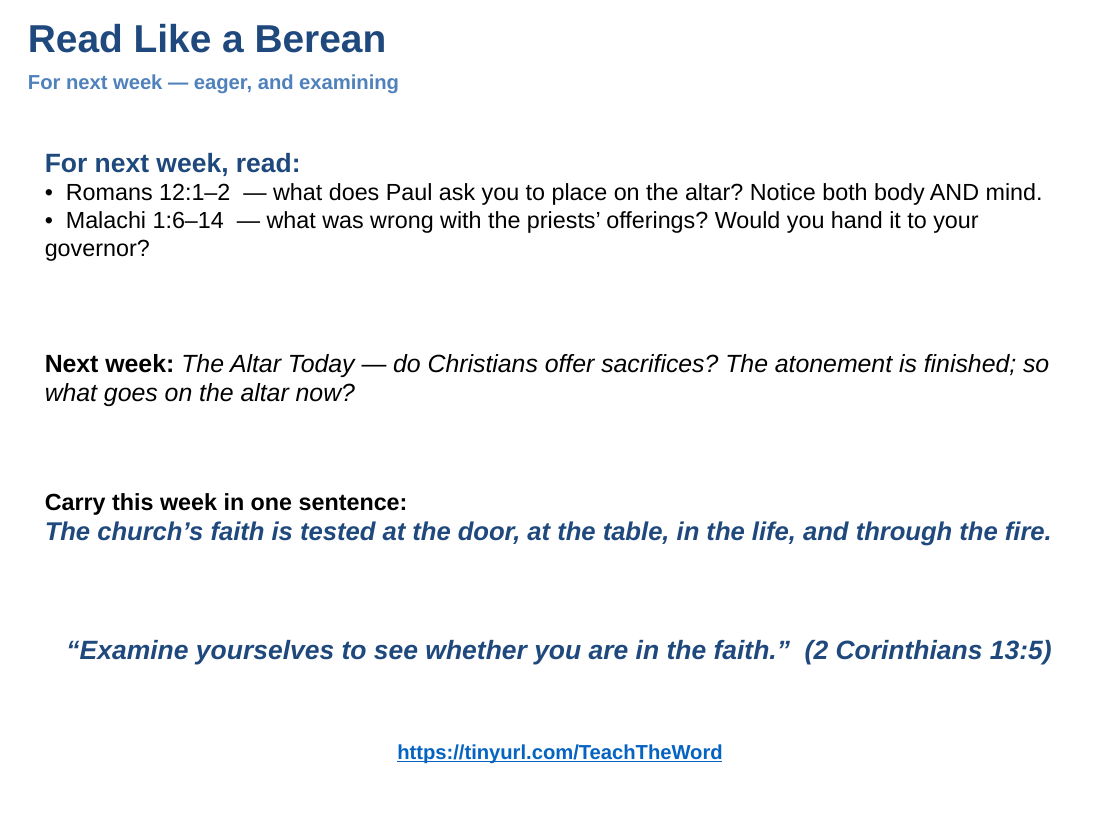
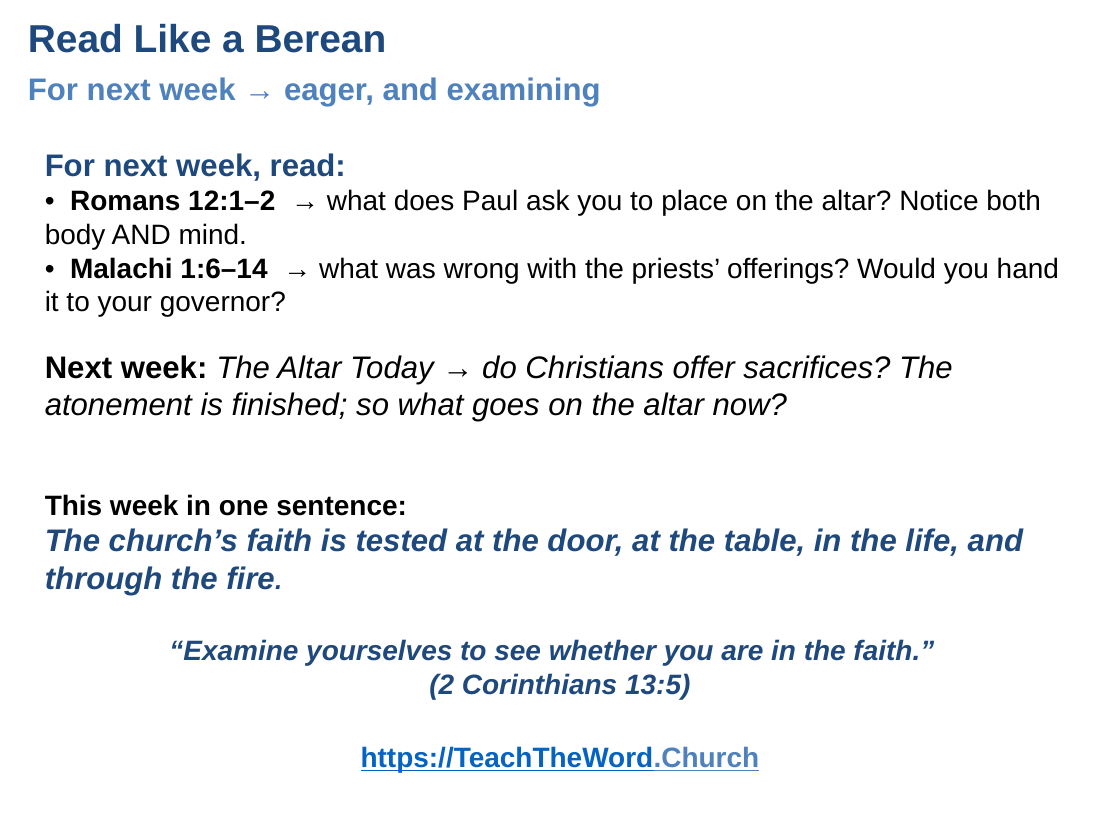
Before and after one commit to UsefulEngines/EvangelismPublic, a slide deck: slide 7 of 2026-Q4/08-TheChurchsTests/Week08-TheChurchsTests.pptx. Drawn at 1120x840 pixels with LibreOffice and Linux fonts; fonts in the diff are those of the drawing. Boxes give left, top, right and bottom in pixels: in the first picture for what was removed or moved away, otherwise in the second. Text is boxed around its words. In the diff, an @@ line names an element or a change of style, - is before the commit and + after.

```diff
--- a/2026-Q4/08-TheChurchsTests/Week08-TheChurchsTests.pptx
+++ b/2026-Q4/08-TheChurchsTests/Week08-TheChurchsTests.pptx
@@ text at bbox=[28, 77, 601, 106]: text changed; size 13 to 20 pt @@
-For next week — eager, and examining
+For next week → eager, and examining
@@ text at bbox=[45, 153, 1059, 316]: text changed; size 15 to 18 pt @@
-For next week, read:
-• Romans 12:1–2 — what does Paul ask you to place on the altar? Notice both body AND mind.
-• Malachi 1:6–14 — what was wrong with the priests’ offerings? Would you hand it to your governor?
+For next week, read:
+• Romans 12:1–2 → what does Paul ask you to place on the altar? Notice both body AND mind.
+• Malachi 1:6–14 → what was wrong with the priests’ offerings? Would you hand it to your governor?
@@ text at bbox=[45, 355, 953, 421]: text changed; size 16 to 20 pt @@
-Next week: The Altar Today — do Christians offer sacrifices? The atonement is finished; so what goes on the altar now?
+Next week: The Altar Today → do Christians offer sacrifices? The atonement is finished; so what goes on the altar now?
@@ text at bbox=[45, 494, 1023, 595]: text changed; size 16.5 to 20 pt @@
-Carry this week in one sentence:
-The church’s faith is tested at the door, at the table, in the life, and through the fire.
+This week in one sentence:
+The church’s faith is tested at the door, at the table, in the life, and through the fire.
@@ text at bbox=[169, 639, 934, 699]: text changed; size 17 to 18 pt @@
-“Examine yourselves to see whether you are in the faith.” (2 Corinthians 13:5)
+“Examine yourselves to see whether you are in the faith.”
+(2 Corinthians 13:5)
@@ text at bbox=[361, 746, 760, 772]: text changed; size 13 to 18 pt @@
-https://tinyurl.com/TeachTheWord
+https://TeachTheWord.Church
```
Also in this commit, not shown: 6 other slides changed, 5 other files.
